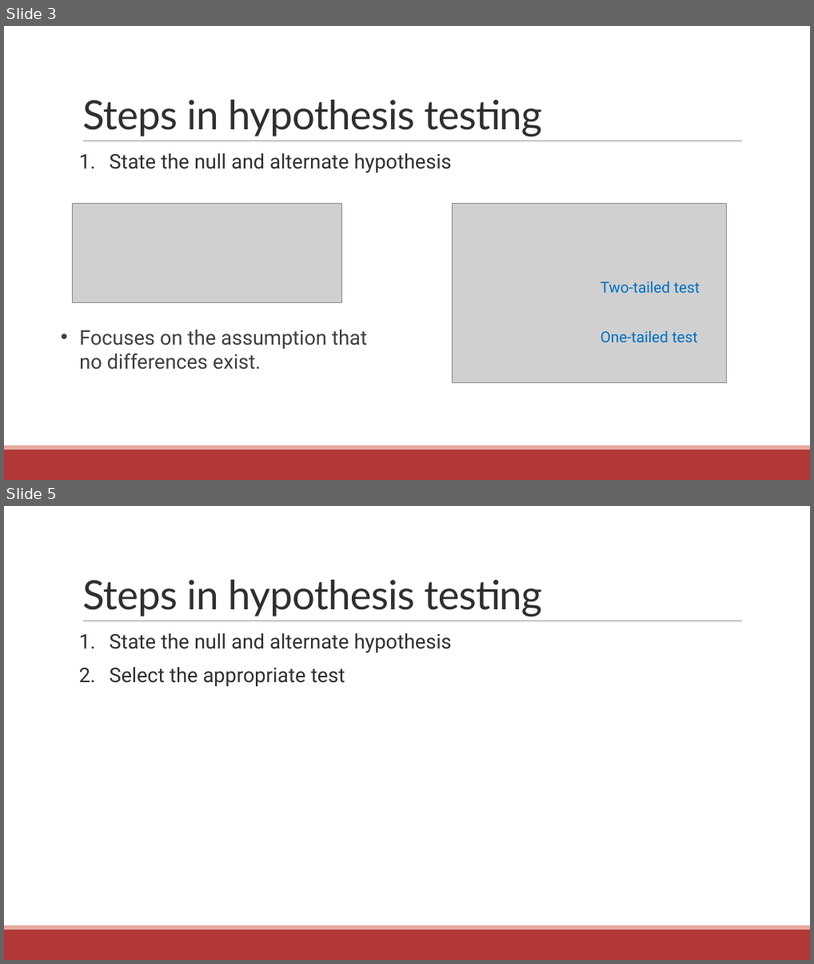
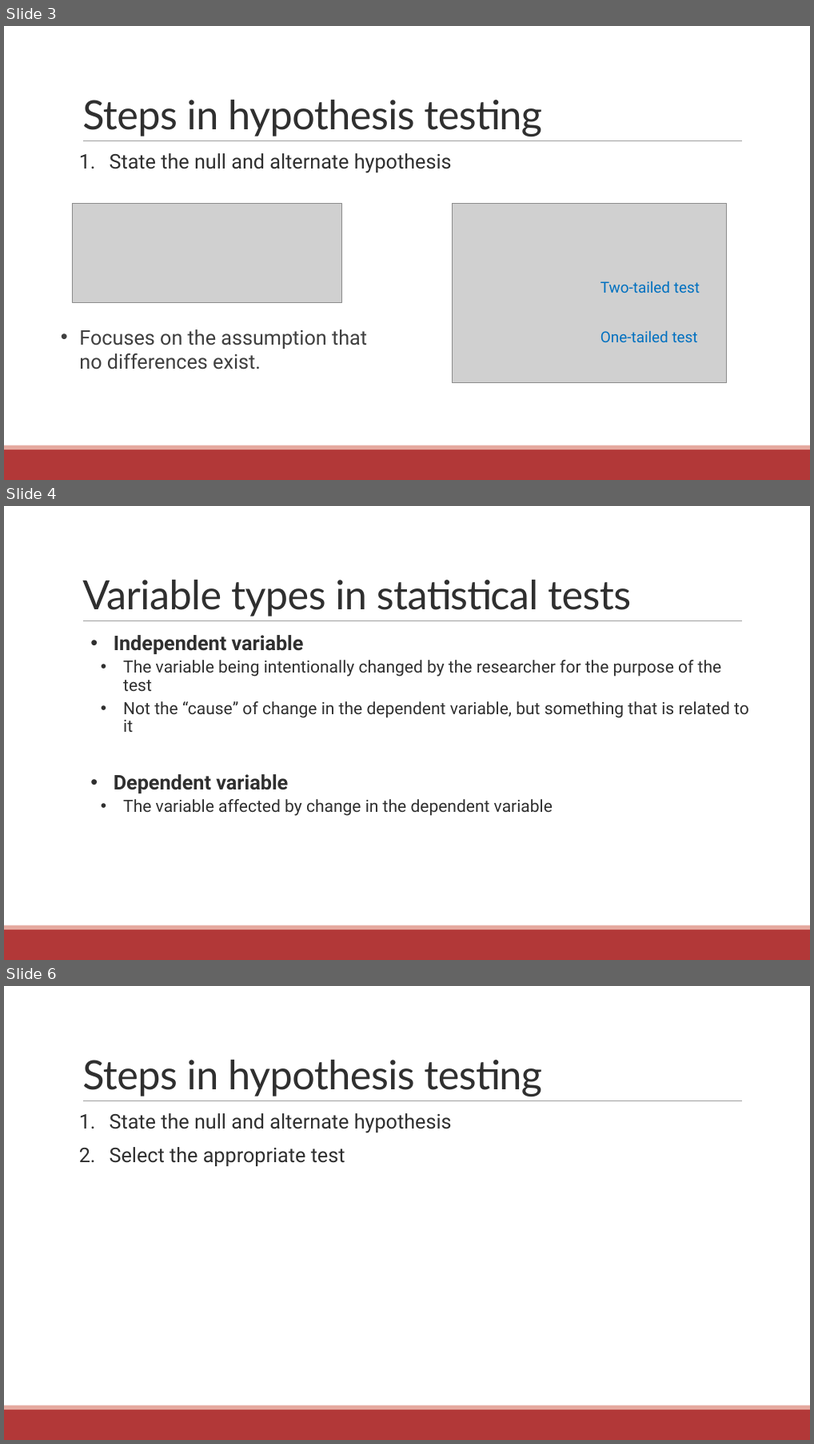
Before and after one commit to communitymaplab/geog4300_datascience, a slide deck: in_class_slides/geog4300_L13 Hypotheses and one sample tests and normality.pptx. Shown one above the other, each under a label of ours: slides 3 and 5 before the commit, slides 3, 4 and 6 after it; the slides between them are not shown. The pictures are 814x964 and 814x1444 pixels, drawn with LibreOffice and Linux fonts; fonts in the diff are those of the drawing; grey boxes stand for pictures. Boxes give left, top, right and bottom in pixels: in the first picture for what was removed or moved away, otherwise in the second. Text is boxed around its words. In the diff, an @@ line names an element or a change of style, - is before the commit and + after.

```diff
--- a/in_class_slides/geog4300_L13 Hypotheses and one sample tests and normality.pptx
+++ b/in_class_slides/geog4300_L13 Hypotheses and one sample tests and normality.pptx
@@ slide 4 added at (4,506,810,960), background #FFFFFF; not listed: 3 template elements that a slide beside it also shows @@
@@ title added at (82,580,631,616), 48 pt, text #2F2F2F @@
+Variable types in statistical tests
@@ text added at (114,635,750,816), 20 pt, text #2F2F2F @@
+• Independent variable
+  • The variable being intentionally changed by the researcher for the purpose of the test
+  • Not the “cause” of change in the dependent variable, but something that is related to it
+• Dependent variable
+  • The variable affected by change in the dependent variable
@@ what was slide 5 is now slide 6 @@
```
Also in this commit, not shown: 1 slide changed, 8 other files.
